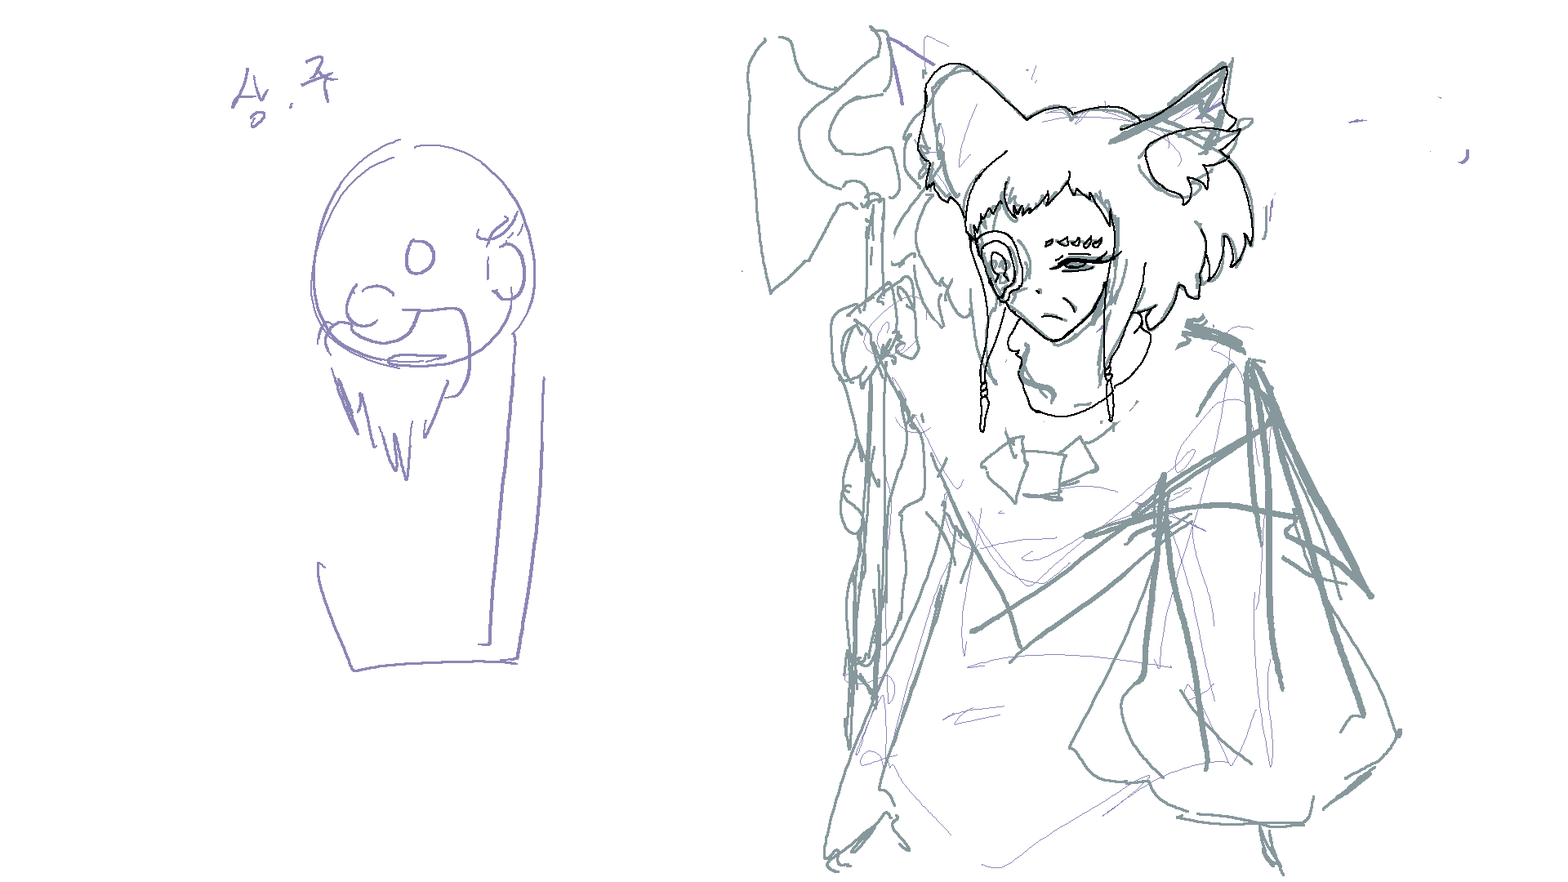
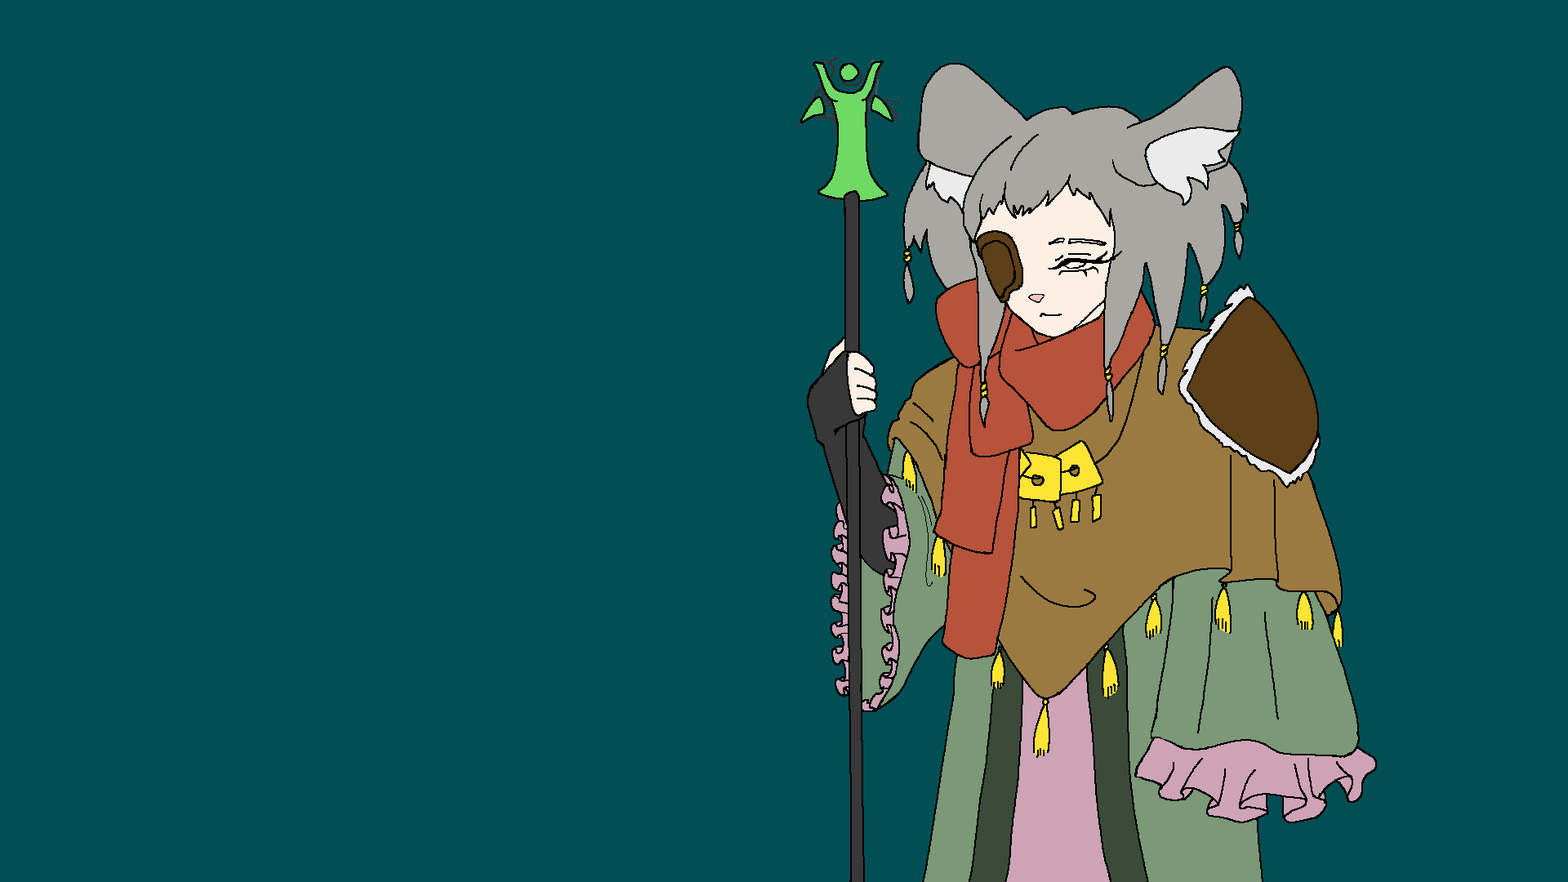
Layer changes from the first 1568px x 882px image to the second:
painted on "레이어 1" over [800, 60, 1378, 882]
added layer "Layer 3" above "Layer 2" over [801, 62, 1377, 882]
added layer "Layer 2" (49%) above "Layer 1" over [797, 57, 1314, 433]
hid "Layer 1", opacity 47% → 22%, painted on it over [231, 25, 1470, 877]
painted on "Background" over [0, 0, 1568, 882]